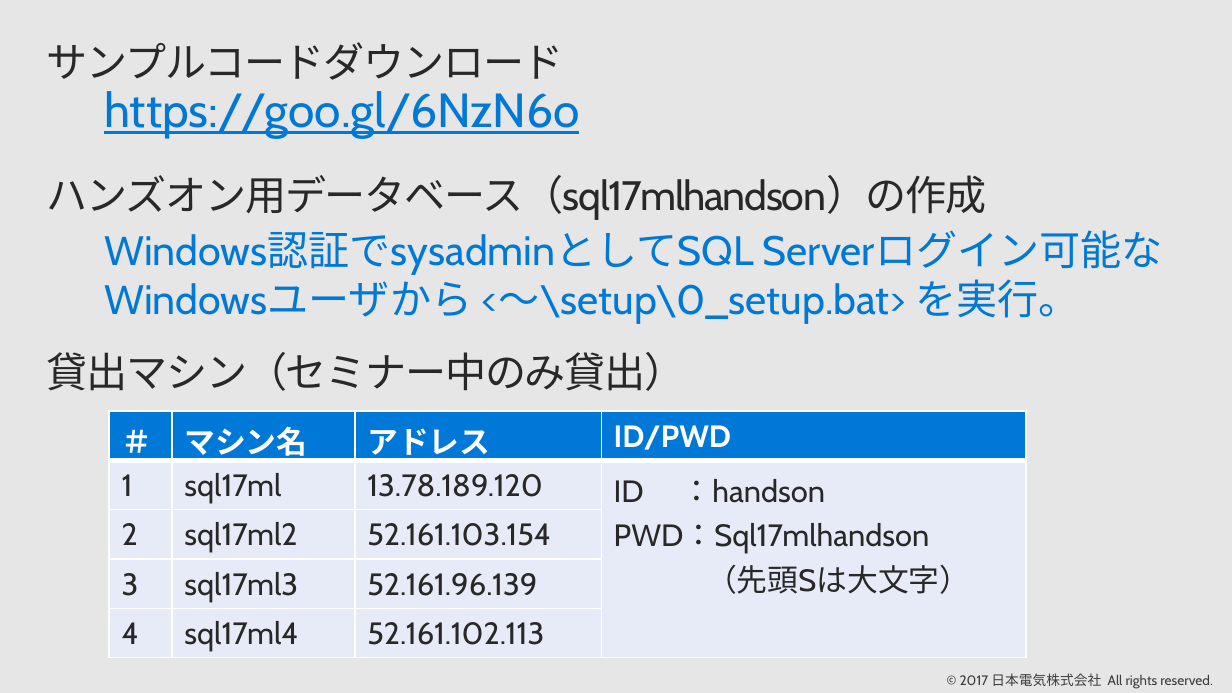
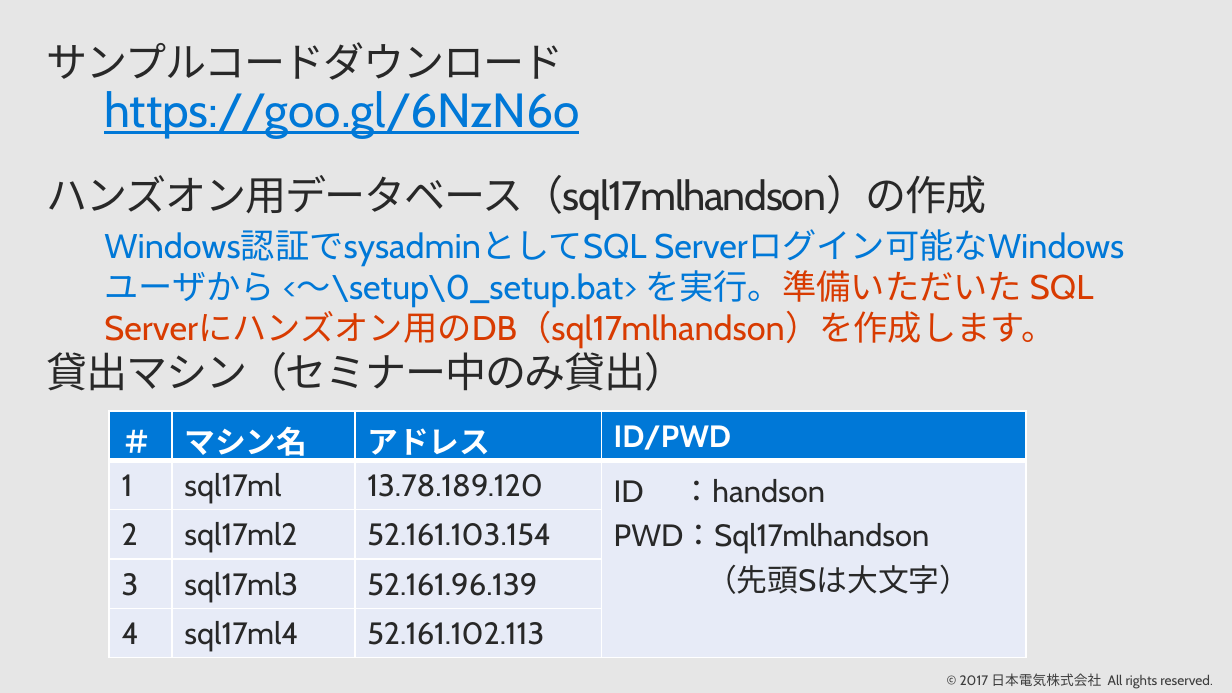
Before and after one commit to gho9o9/SampleCode, a slide deck: slide 6 of 20171129_SQL17ML_Webinar_Day2/slides/sql17ml_weinar_day2.pptx. Drawn at 1232x693 pixels with LibreOffice and Linux fonts; fonts in the diff are those of the drawing; background and template pictures are left out. Boxes give left, top, right and bottom in pixels: in the first picture for what was removed or moved away, otherwise in the second. Text is boxed around its words. In the diff, an @@ line names an element or a change of style, - is before the commit and + after.

```diff
--- a/20171129_SQL17ML_Webinar_Day2/slides/sql17ml_weinar_day2.pptx
+++ b/20171129_SQL17ML_Webinar_Day2/slides/sql17ml_weinar_day2.pptx
@@ text at (104, 230, 1093, 348): text changed; size 24 to 20 pt @@
-Windows認証でsysadminとしてSQL Serverログイン可能なWindowsユーザから <～\setup\0_setup.bat> を実行。
+Windows認証でsysadminとしてSQL Serverログイン可能なWindowsユーザから <～\setup\0_setup.bat> を実行。準備いただいた SQL Serverにハンズオン用のDB（sql17mlhandson）を作成します。
```
Also in this commit, not shown: 4 other files.
